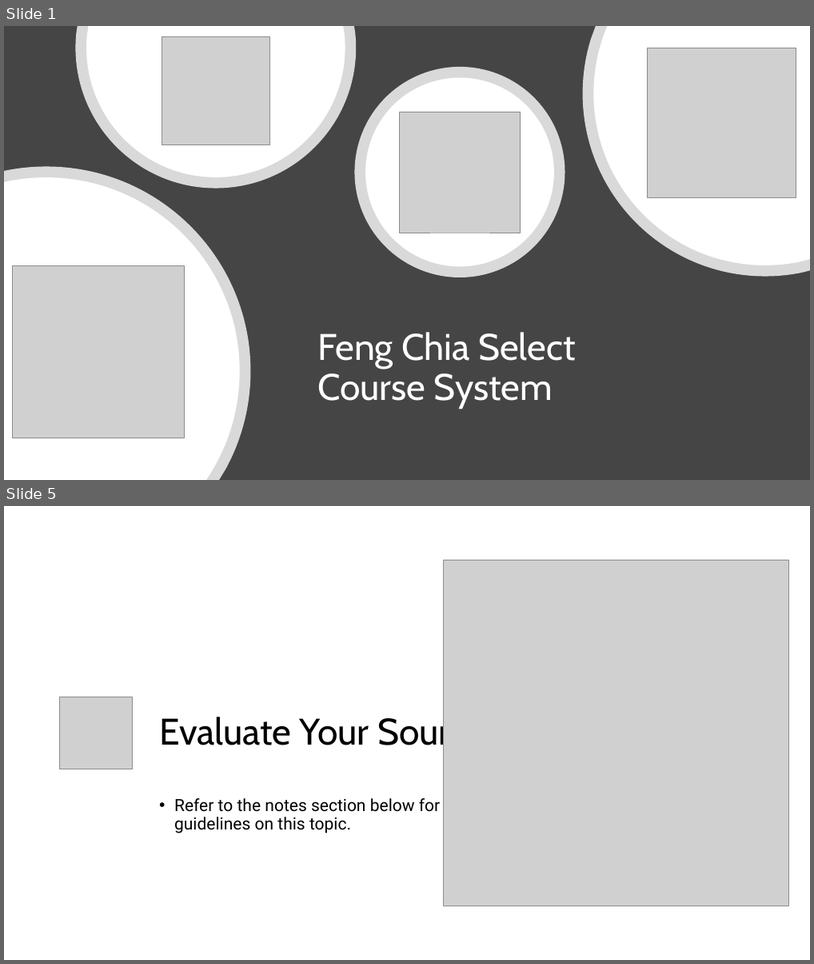
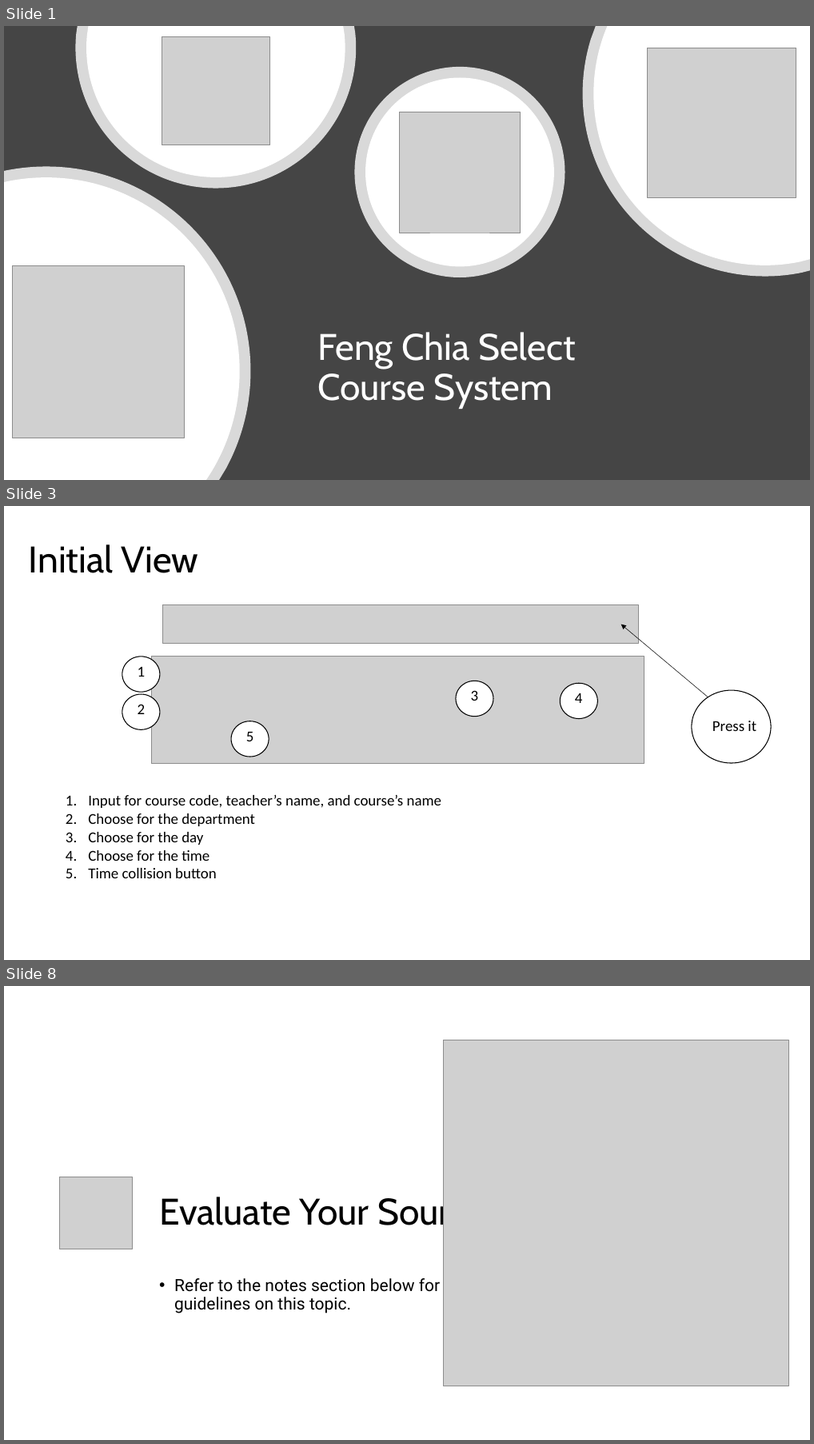
Before and after one commit to Leonardo-Classroom/dbmid, a slide deck: ppt.pptx. Shown one above the other, each under a label of ours: slides 1 and 5 before the commit, slides 1, 3 and 8 after it; the slides between them are not shown. The pictures are 814x964 and 814x1444 pixels, drawn with LibreOffice and Linux fonts; fonts in the diff are those of the drawing; grey boxes stand for pictures. Boxes give left, top, right and bottom in pixels: in the first picture for what was removed or moved away, otherwise in the second. Text is boxed around its words. In the diff, an @@ line names an element or a change of style, - is before the commit and + after.

```diff
--- a/ppt.pptx
+++ b/ppt.pptx
@@ slide 3 added at (4, 506, 810, 960), background #FFFFFF @@
@@ text added at (29, 544, 199, 573), 44 pt, text #000000 @@
+Initial View
@@ picture added at (163, 605, 639, 644) @@
@@ arrow added from (709, 697) to (622, 624), #000000 0.5 pt @@
@@ ellipse added at (692, 690, 771, 763), fill #FFFFFF, outline #000000 1 pt @@
@@ text added at (713, 720, 757, 731), 18 pt, text #000000 @@
+Press it
@@ group added at (122, 656, 645, 763): 5 ellipses, 5 texts, 1 picture @@
+1
+2
+3
+4
+5
@@ text added at (88, 795, 442, 878), 18 pt, text #000000 @@
+1. Input for course code, teacher’s name, and course’s name
+2. Choose for the department
+3. Choose for the day
+4. Choose for the time
+5. Time collision button
@@ what was slide 5 is now slide 8 @@
```
Also in this commit, not shown: 5 other slides added, 3 slides removed, 1 other file.
